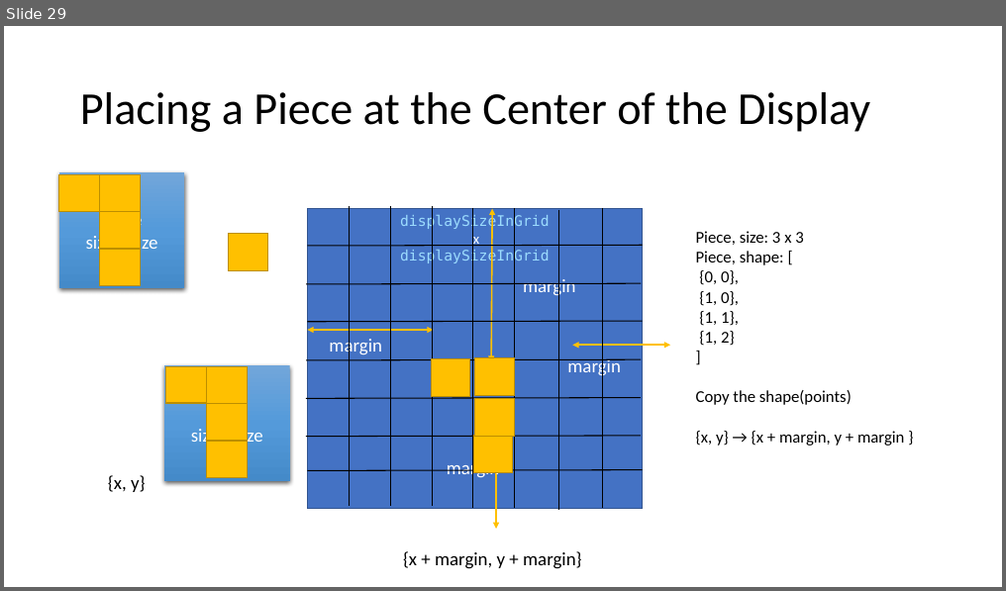
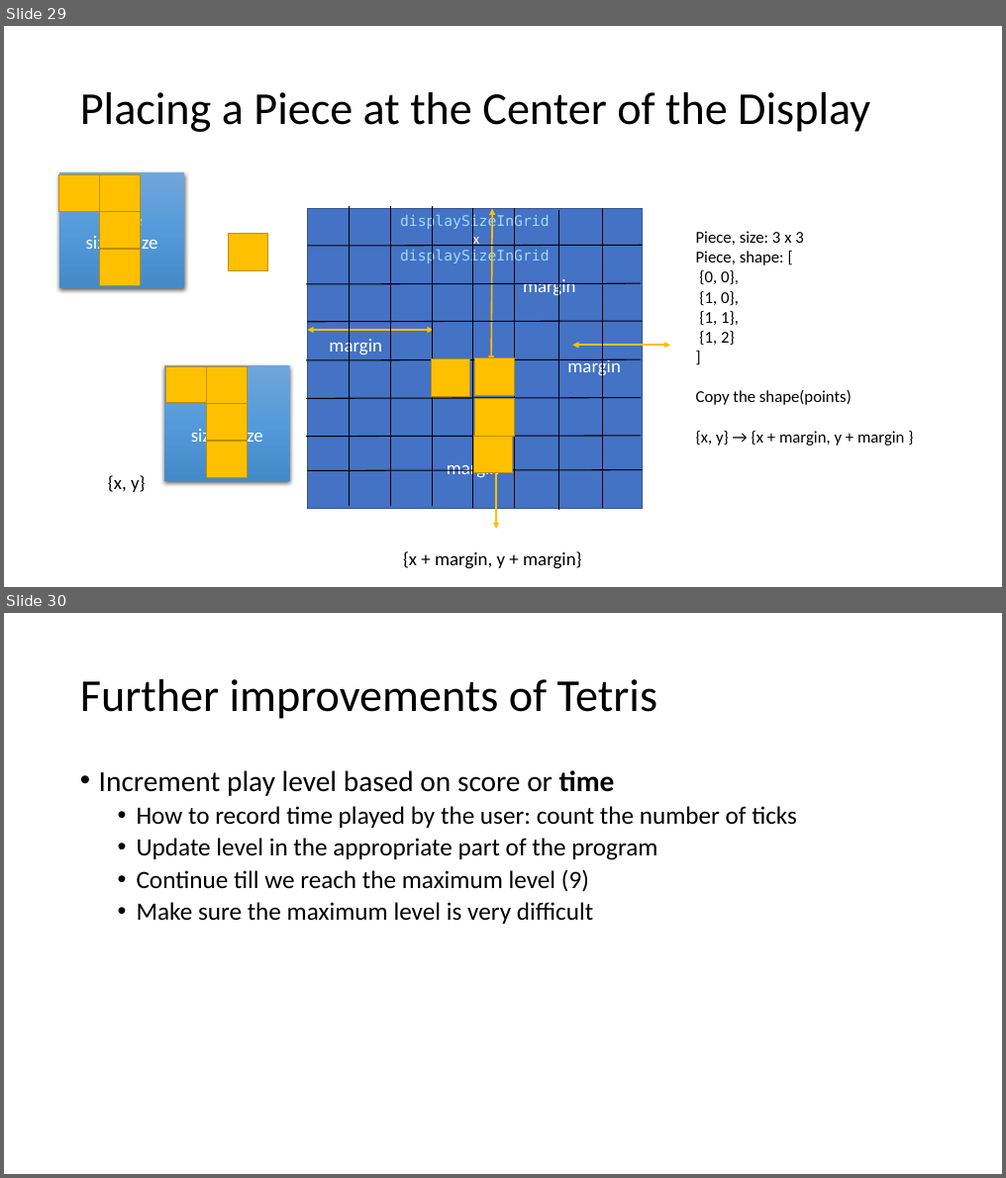
Before and after one commit to brianwhu/fun-in-js, a slide deck: documents/DataStructures.pptx. Shown one above the other, each under a label of ours: slide 29 before the commit, slides 29 and 30 after it. The pictures are 1006x591 and 1006x1178 pixels, drawn with LibreOffice and Linux fonts; fonts in the diff are those of the drawing. Boxes give left, top, right and bottom in pixels: in the first picture for what was removed or moved away, otherwise in the second. Text is boxed around its words. In the diff, an @@ line names an element or a change of style, - is before the commit and + after.

Commit message:
Tetris update

```diff
--- a/documents/DataStructures.pptx
+++ b/documents/DataStructures.pptx
@@ slide 30 added at bbox=[4, 613, 1002, 1174], background #FFFFFF @@
@@ title added at bbox=[80, 679, 657, 719], 44 pt, text #000000 @@
+Further improvements of Tetris
@@ text added at bbox=[99, 770, 797, 924], 24 pt, text #000000 @@
+• Increment play level based on score or time
+  • How to record time played by the user: count the number of ticks
+  • Update level in the appropriate part of the program
+  • Continue till we reach the maximum level (9)
+  • Make sure the maximum level is very difficult
```
Also in this commit, not shown: 3 slides changed, 9 other files.
